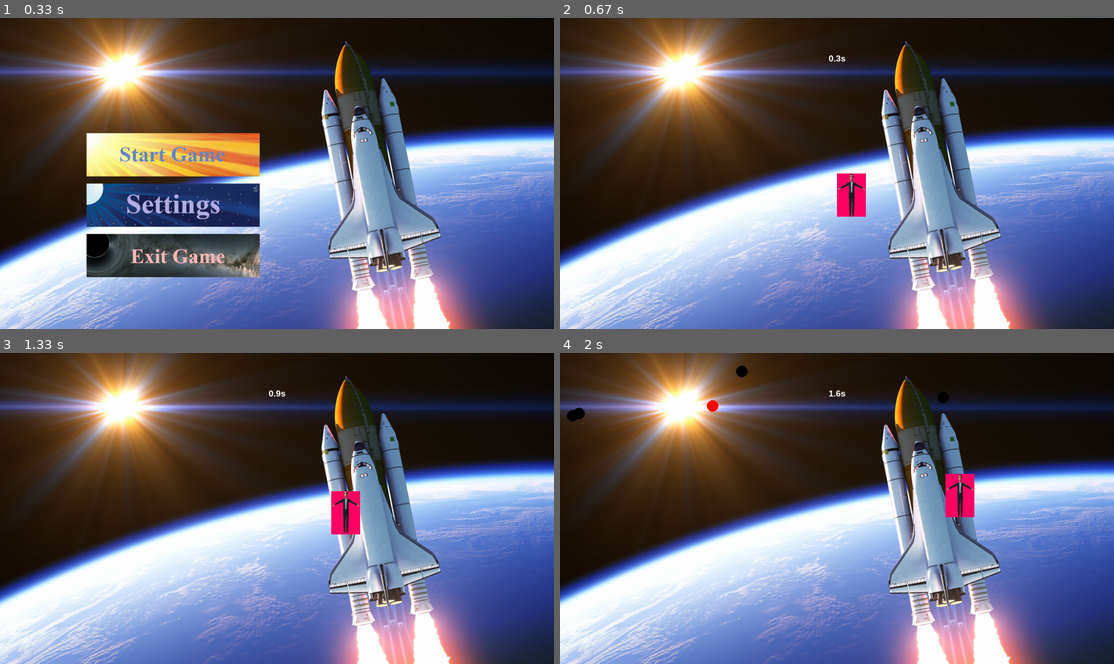
Above: before the commit, frames 1-4 (two rows, left to right).
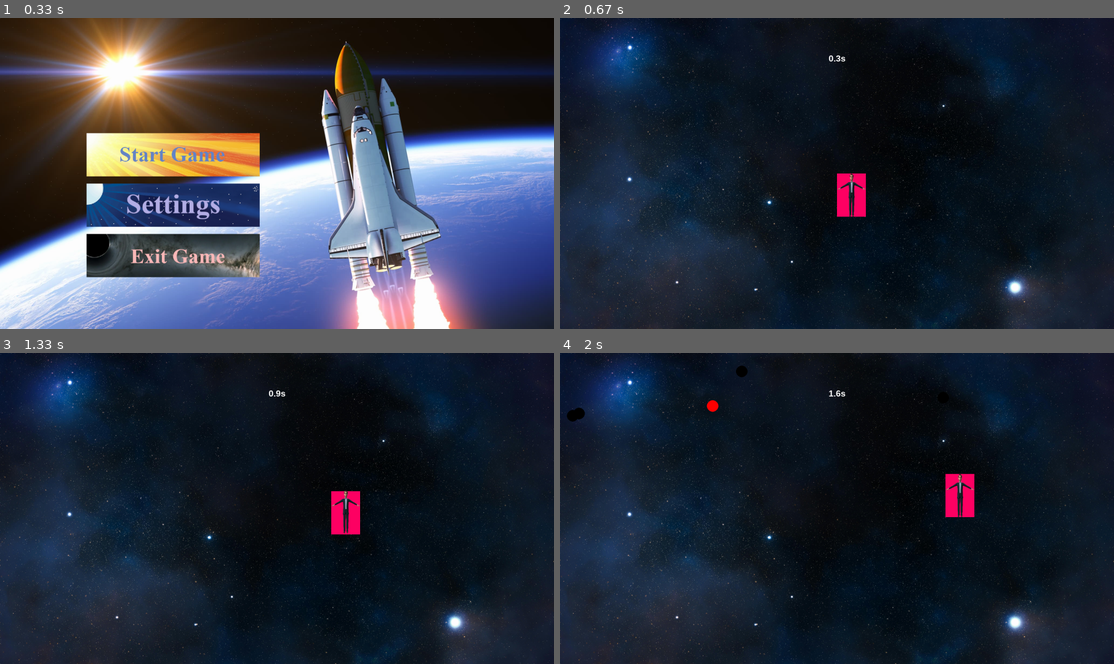
Above: after the commit, the same moments.

Repository: Minkema/PO5_informatica_pygame
Game: pygame game, started from first game/main.py
Two runs of this game, one before a commit and one after it. Both use one fixed random seed, a clock stepped at 60 frames per second and the inputs below.
Inputs (mouse positions are in pixels of both pictures, inside the frame that each line leads up to):
- Up to frame 1 (0.33 s): no input
- Up to frame 2 (0.67 s): click (731, 154) at 0.38 s
- Up to frame 3 (1.33 s): hold D 0.67-1.13 s; move the mouse to (282, 530) at 0.7 s; hold W from 1.17 s (still down)
- Up to frame 4 (2 s): release W at 1.47 s; hold D 1.5-1.97 s

Frame 1 is identical in both runs. In frame 2, 91% of the frame differs, in the area x 0-100%, y 0-100%; in frame 3, 91%; in frame 4, 90%.

Commit message:
Update scenehandler.py

Diff:
--- a/first game/scenehandler.py
+++ b/first game/scenehandler.py
@@ -47,7 +47,7 @@
     isDead = False
     #Tries to load the specific background textures
     try:
-        background_image = pygame.image.load('Textures/StartScreen/homescreen.png')
+        background_image = pygame.image.load('Textures/MainGame/Background.png')
         background = pygame.transform.scale(background_image, resolution)
     #if loading fails it will print that in the console
     except pygame.error as e:
